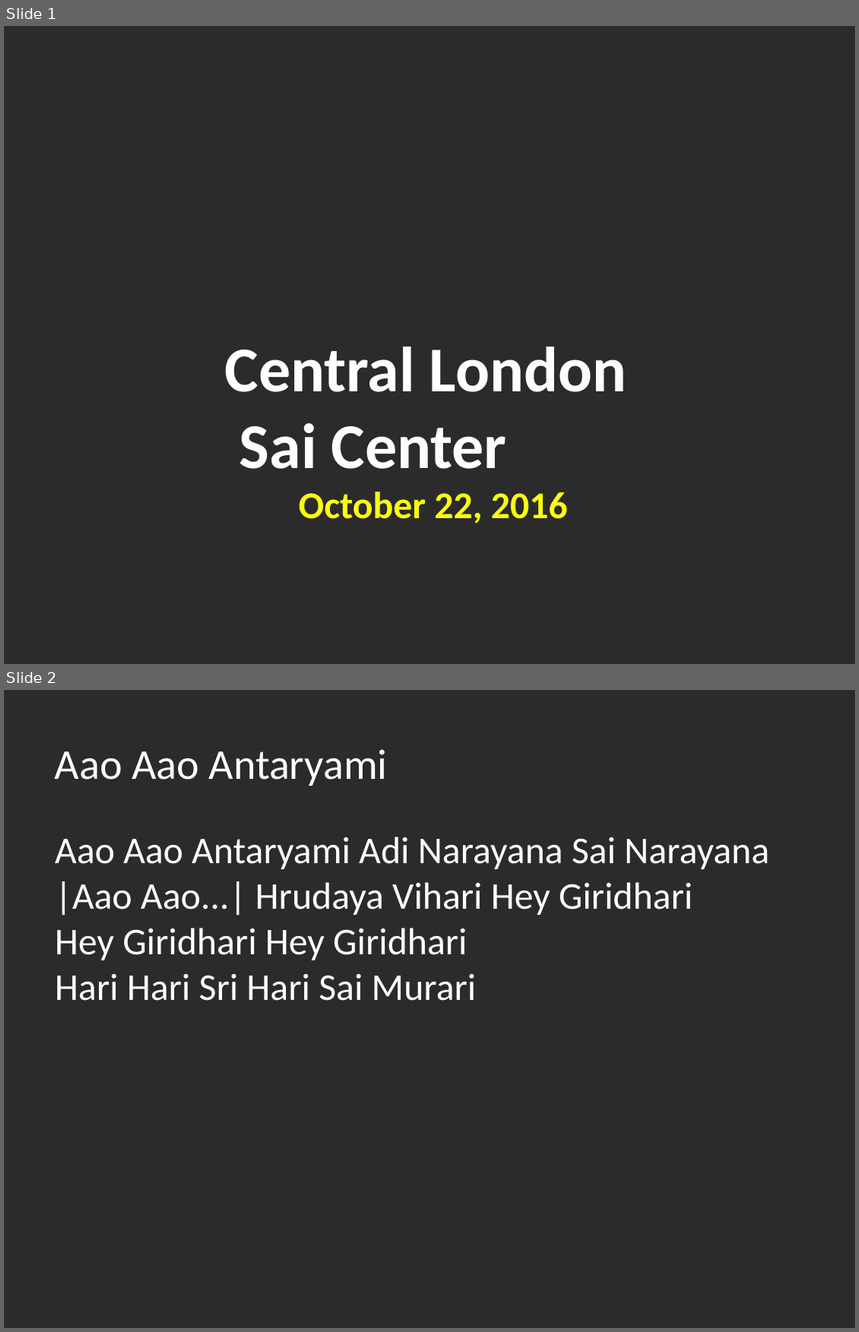
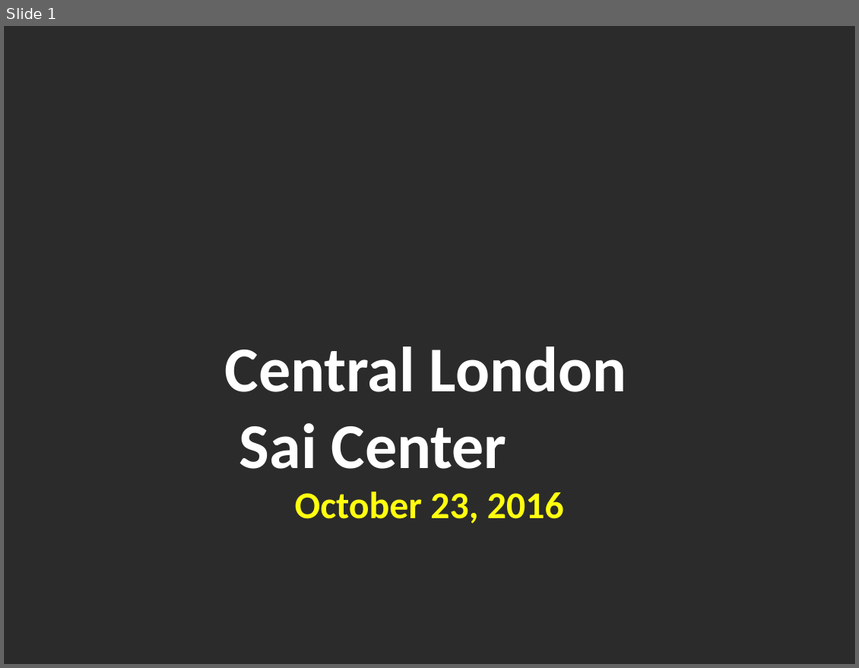
Before and after one commit to riteshreddyr/bhajanpresentationmaker, a slide deck: generated_ppts/bhajans.pptx. Shown one above the other, each under a label of ours: slides 1 and 2 before the commit, slide 1 after it. The pictures are 859x1332 and 859x668 pixels, drawn with LibreOffice and Linux fonts; fonts in the diff are those of the drawing; background and template pictures are left out; a plain dark background stands for a picture behind light text. Boxes give left, top, right and bottom in pixels: in the first picture for what was removed or moved away, otherwise in the second. Text is boxed around its words. In the diff, an @@ line names an element or a change of style, - is before the commit and + after.

```diff
--- a/generated_ppts/bhajans.pptx
+++ b/generated_ppts/bhajans.pptx
@@ slide 2 removed at <box>4,690,855,1328</box>, background picture (left out) @@
@@ text removed at <box>55,749,388,786</box> @@
-Aao Aao Antaryami
@@ text removed at <box>55,837,769,1001</box> @@
-Aao Aao Antaryami Adi Narayana Sai Narayana
-|Aao Aao...| Hrudaya Vihari Hey Giridhari
-Hey Giridhari Hey Giridhari
-Hari Hari Sri Hari Sai Murari
@@ slide 1 changed as well @@
@@ text at <box>225,347,626,524</box>: text changed @@
-Central London
-Sai Center
-October 22, 2016
+Central London
+Sai Center
+October 23, 2016
```
Also in this commit, not shown: 2 slides added, 1 other file.
